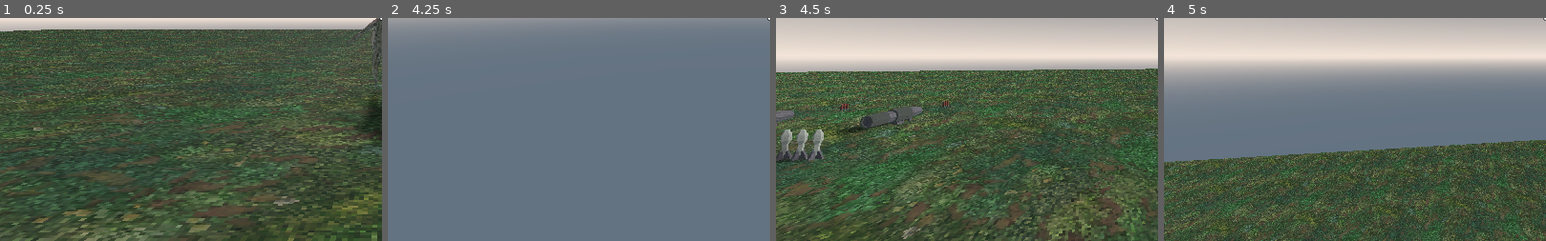
Above: before the commit, frames 1-4 (left to right).
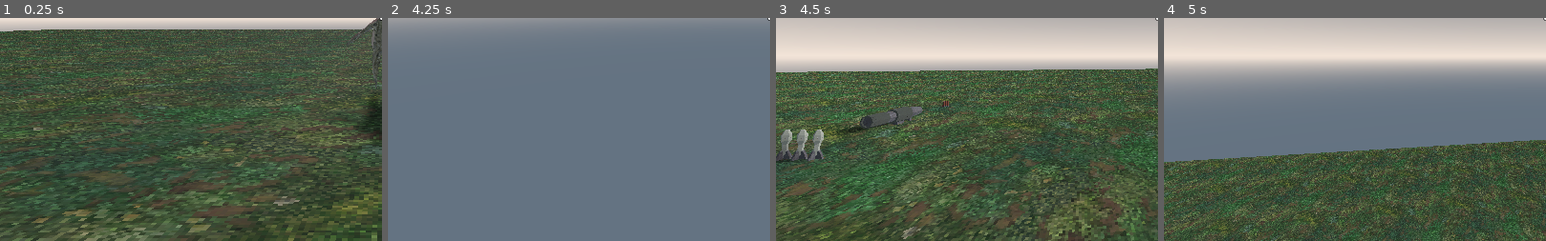
Above: after the commit, the same moments.

Repository: steventuckness/FPS-Course
Game: Godot game, scene res://World.tscn
Same seed, same stepped clock (60 frames per second), same inputs: the game is played once before the commit and once after it.
Inputs (mouse positions are % of the whole screen's width and height, from its top left):
- Up to frame 1 (0.25 s): no input
- Up to frame 2 (4.25 s): tap Enter at 0.5 s; move the mouse to (55, 50) at 0.52 s; press the mouse at (55, 50) at 0.53 s; hold W (move_forwards) from 0.53 s (still down); tap Space (jump) at 0.77, 1.52, 3.02, 3.77 s; move the mouse to (45, 50) at 1.27 s; release the mouse at (45, 50) at 1.28 s; click (45, 50) at 1.35 s; move the mouse to (52, 48) at 2.02 s; press the mouse at (52, 48) at 2.03 s; tap 1 at 2.1 s; move the mouse to (49, 52) at 2.77 s; release the mouse at (49, 52) at 2.78 s; tap 2 at 2.85 s; click (49, 52) at 3.05 s; move the mouse to (57, 51) at 3.52 s; press the mouse at (57, 51) at 3.53 s; tap 3 at 3.6 s
- Up to frame 3 (4.5 s): keep holding W (move_forwards); tap R (restart) at 4.25 s; move the mouse to (42, 49) at 4.27 s; release the mouse at (42, 49) at 4.28 s; tap 4 at 4.35 s
- Up to frame 4 (5 s): keep holding W (move_forwards); tap Space (jump) at 4.52 s; click (42, 49) at 4.55 s
The pictures show only the part of the screen within x 0-50%, y 50-100%; the shares and areas given below are measured in that part.

Frames 1-2 are identical in both runs. In frame 3, 0.2% of the frame differs, in the area x 0-19%, y 38-49%; in frame 4, nothing differs.

Commit message:
Section 6: Added some sound effects

Diff:
--- a/World.tscn
+++ b/World.tscn
@@ -119,24 +119,3 @@
 
 [node name="ShotgunPickup" parent="." instance=ExtResource( 10 )]
 transform = Transform( 1, 0, 0, 0, 1, 0, 0, 0, 1, 1.99924, 1.00291, 4.03737 )
-
-[node name="HealthPickup2" parent="." instance=ExtResource( 8 )]
-transform = Transform( 1, 0, 0, 0, 1, 0, 0, 0, 1, -1.00076, 1.00291, 7.03737 )
-
-[node name="MachineGunAmmoPickup2" parent="." instance=ExtResource( 7 )]
-transform = Transform( 1, 0, 0, 0, 1, 0, 0, 0, 1, -4.00128, 1.00292, 7.03615 )
-
-[node name="MachineGunPickup2" parent="." instance=ExtResource( 11 )]
-transform = Transform( 1, 0, 0, 0, 1, 0, 0, 0, 1, -7.00076, 1.00291, 7.03737 )
-
-[node name="RocketLauncherAmmoPickup2" parent="." instance=ExtResource( 12 )]
-transform = Transform( 1, 0, 0, 0, 1, 0, 0, 0, 1, -10.0008, 1.00291, 7.03737 )
-
-[node name="RocketLauncherPickup2" parent="." instance=ExtResource( 13 )]
-transform = Transform( 0.4, 0, 0, 0, 0.4, 0, 0, 0, 0.4, -13.0008, 1.00291, 7.03737 )
-
-[node name="ShotgunAmmoPickup2" parent="." instance=ExtResource( 9 )]
-transform = Transform( 1, 0, 0, 0, 1, 0, 0, 0, 1, -16.0008, 1.00291, 7.03737 )
-
-[node name="ShotgunPickup2" parent="." instance=ExtResource( 10 )]
-transform = Transform( 1, 0, 0, 0, 1, 0, 0, 0, 1, 1.99924, 1.00291, 7.03737 )
--- a/characters/enemies/BirdMonster.tscn
+++ b/characters/enemies/BirdMonster.tscn
@@ -7,6 +7,10 @@
 [ext_resource path="res://characters/CharacterMover.tscn" type="PackedScene" id=5]
 [ext_resource path="res://characters/enemies/AimAtObject.gd" type="Script" id=6]
 [ext_resource path="res://weapons/DamageArea.tscn" type="PackedScene" id=7]
+[ext_resource path="res://sfx/HitSounds.gd" type="Script" id=8]
+[ext_resource path="res://sfx/bullet_hit_1.wav" type="AudioStream" id=9]
+[ext_resource path="res://sfx/bullet_hit_2.wav" type="AudioStream" id=10]
+[ext_resource path="res://sfx/bullet_hit_3.wav" type="AudioStream" id=11]
 
 [sub_resource type="CapsuleShape" id=1]
 radius = 0.5
@@ -56,6 +60,18 @@
 
 [node name="Graphics" parent="." instance=ExtResource( 1 )]
 
+[node name="Skeleton" parent="Graphics/Armature" index="0"]
+bones/0/bound_children = [ NodePath("Hip") ]
+bones/1/bound_children = [ NodePath("Body") ]
+bones/2/bound_children = [ NodePath("ArmUL") ]
+bones/3/bound_children = [ NodePath("ArmLL") ]
+bones/4/bound_children = [ NodePath("ArmUR") ]
+bones/5/bound_children = [ NodePath("ArmLR") ]
+bones/6/bound_children = [ NodePath("LegUL") ]
+bones/7/bound_children = [ NodePath("LegLL") ]
+bones/8/bound_children = [ NodePath("LegUR") ]
+bones/9/bound_children = [ NodePath("LegLR") ]
+
 [node name="ArmUL" type="BoneAttachment" parent="Graphics/Armature/Skeleton" index="1"]
 transform = Transform( -0.762323, 0.647196, 8.20133e-07, -0.52914, -0.623267, 0.575803, 0.372658, 0.438947, 0.817589, 0.176714, 1.48577, -0.135291 )
 bone_name = "upper_arml"
@@ -212,4 +228,20 @@
 [node name="DamageArea" parent="AimAtObject" instance=ExtResource( 7 )]
 transform = Transform( 1, 0, 0, 0, 1, 0, 0, 0, 1, 0, 0, 0.623029 )
 
+[node name="HitSounds" type="Spatial" parent="."]
+script = ExtResource( 8 )
+
+[node name="AudioStreamPlayer3D" type="AudioStreamPlayer3D" parent="HitSounds"]
+stream = ExtResource( 9 )
+bus = "sfx"
+
+[node name="AudioStreamPlayer3D2" type="AudioStreamPlayer3D" parent="HitSounds"]
+stream = ExtResource( 10 )
+bus = "sfx"
+
+[node name="AudioStreamPlayer3D3" type="AudioStreamPlayer3D" parent="HitSounds"]
+stream = ExtResource( 11 )
+bus = "sfx"
+[connection signal="hurt" from="HealthManager" to="HitSounds" method="play"]
+
 [editable path="Graphics"]
--- a/characters/player/Player.tscn
+++ b/characters/player/Player.tscn
@@ -26,11 +26,13 @@
 [ext_resource path="res://characters/player/StatsDisplay.gd" type="Script" id=24]
 [ext_resource path="res://ui/KleintenDynFont.tres" type="DynamicFont" id=25]
 [ext_resource path="res://characters/player/PickupInfo.gd" type="Script" id=26]
+[ext_resource path="res://sfx/out-of-ammo.wav" type="AudioStream" id=27]
+[ext_resource path="res://sfx/gun_revolver_pistol_shot_04.wav" type="AudioStream" id=28]
 
 [sub_resource type="CapsuleShape" id=1]
 radius = 0.5
 
-[sub_resource type="Animation" id=2]
+[sub_resource type="Animation" id=19]
 resource_name = "attack"
 length = 0.3
 step = 0.05
@@ -390,6 +392,7 @@
 attack_rate = 0.1
 
 [node name="Graphics" type="Spatial" parent="Camera/WeaponManager/Weapons/MachineGun"]
+transform = Transform( 1, 0, 0, 0, 1, 0, 0, 0, 1, 0, 0, 0.0233577 )
 
 [node name="machinegun" parent="Camera/WeaponManager/Weapons/MachineGun/Graphics" instance=ExtResource( 5 )]
 transform = Transform( 0.1, 0, 0, 0, 0.1, 0, 0, 0, 0.1, 0, 0, 0 )
@@ -429,6 +432,15 @@
 __meta__ = {
 "_edit_use_anchors_": false
 }
+
+[node name="GunshotSound" type="AudioStreamPlayer3D" parent="Camera/WeaponManager/Weapons/MachineGun"]
+transform = Transform( 1, 0, 0, 0, 1, 0, 0, 0, 1, -0.00161743, 0.00222778, 0.000976563 )
+stream = ExtResource( 28 )
+bus = "sfx"
+
+[node name="OutOfAmmoSound" type="AudioStreamPlayer3D" parent="Camera/WeaponManager/Weapons/MachineGun"]
+stream = ExtResource( 27 )
+bus = "sfx"
 
 [node name="Shotgun" type="Spatial" parent="Camera/WeaponManager/Weapons"]
 transform = Transform( 1, 0, 0, 0, 1, 0, 0, 0, 1, 0.0983096, 0.00509262, 0.336525 )
@@ -645,6 +657,8 @@
 autostart = true
 [connection signal="ammo_changed" from="Camera/WeaponManager" to="CanvasLayer/StatsDisplay" method="update_ammo"]
 [connection signal="fire" from="Camera/WeaponManager/Weapons/MachineGun" to="Camera/WeaponManager/Weapons/MachineGun/Graphics/MuzzleFlash" method="flash"]
+[connection signal="fire" from="Camera/WeaponManager/Weapons/MachineGun" to="Camera/WeaponManager/Weapons/MachineGun/GunshotSound" method="play"]
+[connection signal="out_of_ammo" from="Camera/WeaponManager/Weapons/MachineGun" to="Camera/WeaponManager/Weapons/MachineGun/OutOfAmmoSound" method="play"]
 [connection signal="fire" from="Camera/WeaponManager/Weapons/Shotgun" to="Camera/WeaponManager/Weapons/Shotgun/Graphics/MuzzleFlash" method="flash"]
 [connection signal="fire" from="Camera/WeaponManager/Weapons/RocketLauncher" to="Camera/WeaponManager/Weapons/RocketLauncher/Graphics/MuzzleFlash" method="flash"]
 [connection signal="dead" from="HealthManager" to="CanvasLayer/RestartMessage" method="show"]
--- /dev/null
+++ b/default_bus_layout.tres
@@ -0,0 +1,9 @@
+[gd_resource type="AudioBusLayout" format=2]
+
+[resource]
+bus/1/name = "sfx"
+bus/1/solo = false
+bus/1/mute = false
+bus/1/bypass_fx = false
+bus/1/volume_db = 0.0
+bus/1/send = "Master"
--- /dev/null
+++ b/sfx/HitSounds.gd
@@ -0,0 +1,6 @@
+extends Spatial
+
+onready var sounds = get_children()
+
+func play():
+	sounds[randi() % sounds.size()].play()
Not shown: 1 places in characters/enemies/BirdMonster.tscn that only renumber resources
Not shown: 2 places in characters/player/Player.tscn that only renumber resources
Not shown, added: sfx/bullet_hit_1.wav.import
Not shown, added: sfx/bullet_hit_2.wav.import
Not shown, added: sfx/bullet_hit_3.wav.import
Not shown, added: sfx/gun_revolver_pistol_shot_04.wav.import
Not shown, added: sfx/gun_rifle_sniper_shot_01.wav.import
Not shown, added: sfx/gun_semi_auto_rifle_cock_02.wav.import
Not shown, added: sfx/gun_submachine_auto_shot_00_automatic_preview_01.wav.import
Not shown, added: sfx/out-of-ammo.wav.import
Not shown, added: sfx/bullet_hit_1.wav
Not shown, added: sfx/bullet_hit_2.wav
(and 6 more such lines)
